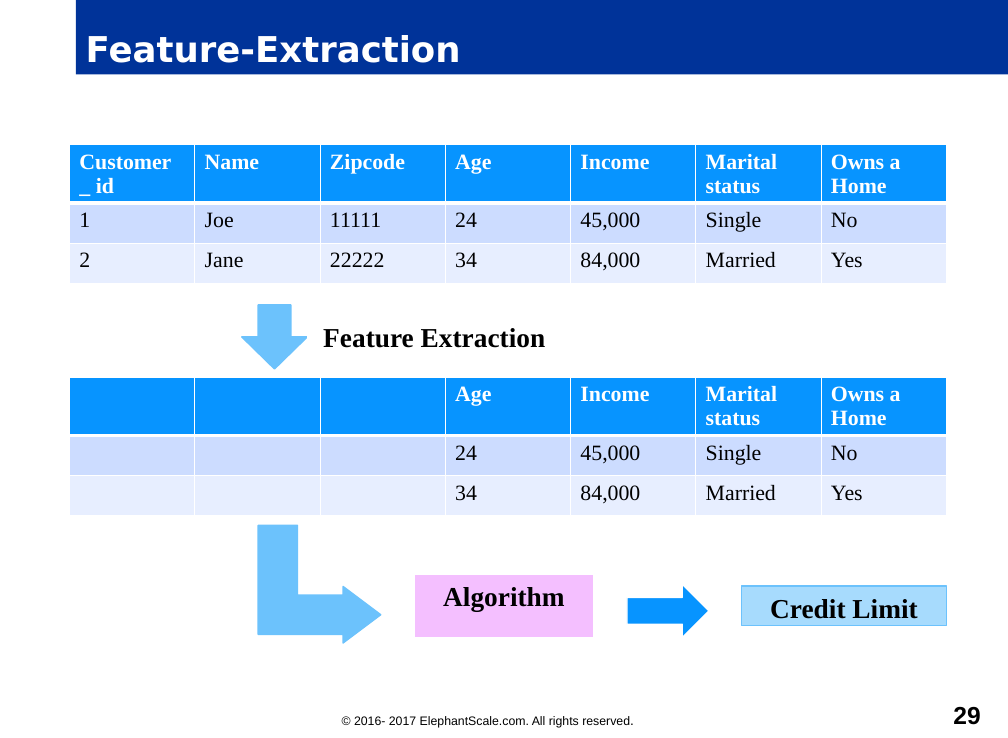
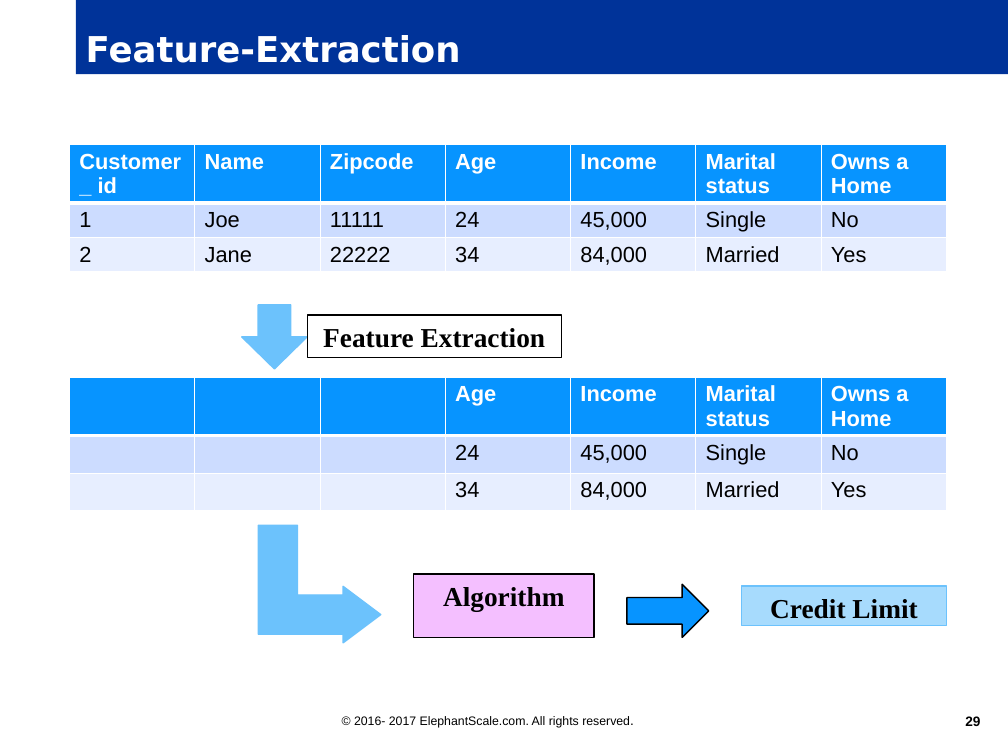
Before and after one commit to elephantscale/es-training-new, a slide deck: slide 29 of machine-learning/slides/Machine-Learning.pptx. Drawn at 1008x738 pixels with LibreOffice and Linux fonts; fonts in the diff are those of the drawing; background and template pictures are left out. Boxes give left, top, right and bottom in pixels: in the first picture for what was removed or moved away, otherwise in the second. Text is boxed around its words. In the diff, an @@ line names an element or a change of style, - is before the commit and + after.

```diff
--- a/machine-learning/slides/Machine-Learning.pptx
+++ b/machine-learning/slides/Machine-Learning.pptx
@@ table at box(70, 145, 944, 271) @@
@@ font Times New Roman to Arial @@
@@ borders changed @@
@@ down arrow at box(242, 305, 308, 369): outline #6CC2FC 1 pt to #6CC2FC 0.99 pt; proportions changed @@
@@ rectangle "Feature Extraction" at box(308, 315, 562, 357): outline #FFFFFF 1 pt to #000000 0.99 pt @@
@@ table at box(70, 377, 944, 504) @@
@@ font Times New Roman to Arial @@
@@ borders changed @@
@@ rectangle "Algorithm" at box(414, 573, 594, 636): outline #FFFFFF 1 pt to #000000 0.99 pt @@
@@ right arrow at box(627, 584, 709, 637): outline #FFFFFF 1 pt to #000000 0.99 pt; proportions changed @@
@@ page number at box(965, 716, 980, 726): size 18 to 10 pt @@
```
Also in this commit, not shown: 50 other slides changed, 3 slides added, 20 other files.
